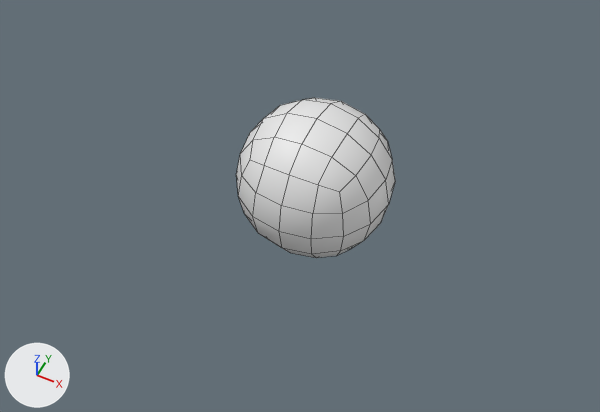
One commit to the Blender file Blender/Models/Items/Doodies/Doodies.blend: the scene before it, then after it.
One viewpoint serves both versions: a 50 mm camera at (0.69, -0.79, 1.057) aimed at (0.313, -0.036, 0.115). Arrows for +X, +Y and +Z are at lower left; the lights stay in place. Mesh edges are drawn as thin lines. Materials are left out; every surface is plain grey.

Script lines for the objects in view, before the commit:
```python
me_cube = bpy.data.meshes.new('Cube')
me_cube.from_pydata(...)  # 26 vertices, 24 faces; spans x -0.128..0.128, y -0.229..0.229, z -0.128..0.128
me_cube_001 = bpy.data.meshes.new('Cube.001')
me_cube_001.from_pydata(...)  # a box spanning x -0.141..0.141, y -0.141..0.141, z -0.141..0.141
me_cube_001.polygons.foreach_set('use_smooth', [True] * 6)
me_cube_001.materials.append(mat_material)
me_cube_002 = bpy.data.meshes.new('Cube.002')
me_cube_002.from_pydata(...)  # 12 vertices, 10 faces; spans x -0.087..0.087, y -0.179..0.179, z -0.084..0.084
ob_doodie_cannon = bpy.data.objects.new('Doodie_Cannon', me_cube_002)
ob_doodie_cannon.location = (0.635, 0.0, 0.117)
_m = ob_doodie_cannon.modifiers.new('Subdivision', 'SUBSURF')
_m.levels = 2
ob_doodie_cannon.hide_set(True)
ob_doodie_normal_01 = bpy.data.objects.new('Doodie_Normal_01', me_cube)
ob_doodie_normal_01.location = (0.0, 0.0, 0.137)
_m = ob_doodie_normal_01.modifiers.new('Subdivision', 'SUBSURF')
ob_doodie_normal_01.hide_set(True)
ob_lp_doodie_ball_01 = bpy.data.objects.new('LP_Doodie_Ball_01', me_cube_001)
ob_lp_doodie_ball_01.location = (0.321, 0.0, 0.147)
_m = ob_lp_doodie_ball_01.modifiers.new('Subdivision', 'SUBSURF')
_m.levels = 2
_m = ob_lp_doodie_ball_01.modifiers.new('Cast', 'CAST')
```
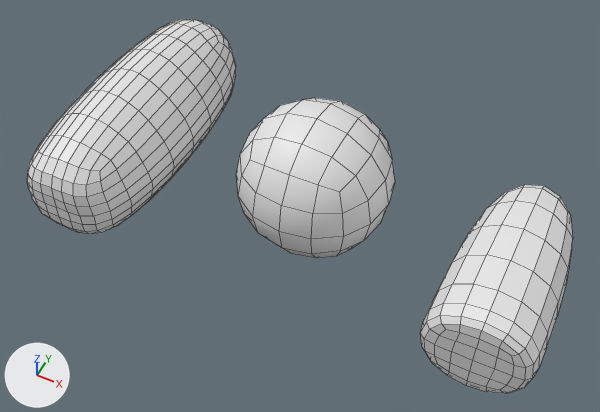
Boxes [x1, y1, x2, y2] around the edits, measured in the pictures (600 x 412 px):
'Doodie_Normal_01', shown: after [27, 19, 236, 234]
'Doodie_Cannon', shown: after [420, 185, 573, 393]

The change in detail:
Object 'Doodie_Cannon' (ob_doodie_cannon) is now shown.
Object 'Doodie_Normal_01' (ob_doodie_normal_01) is now shown.
